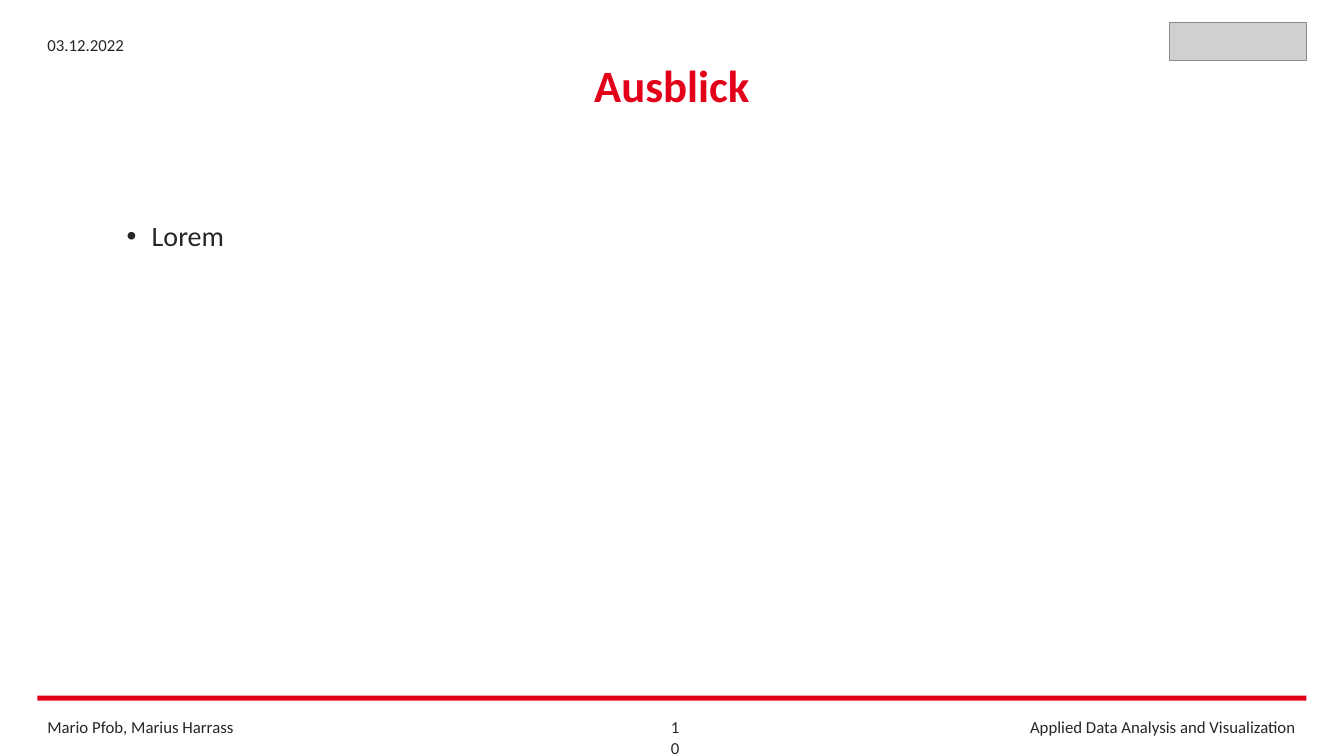
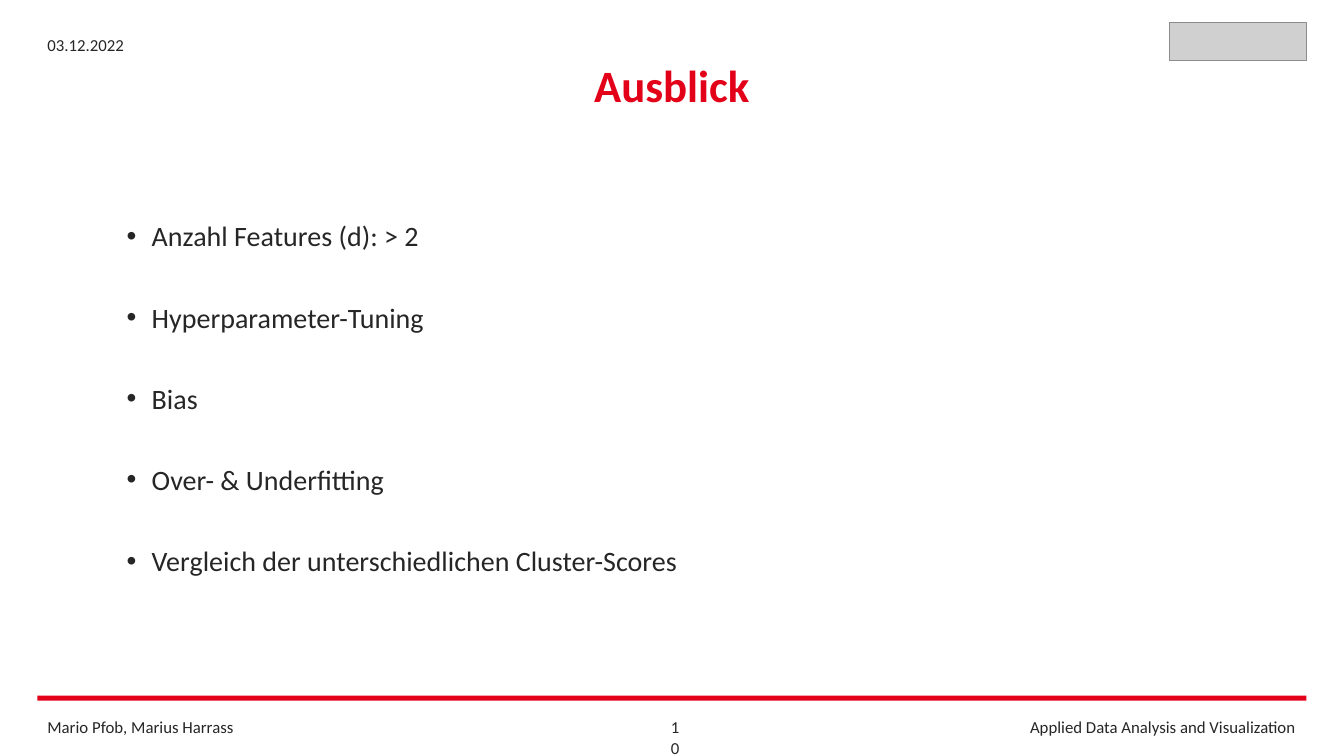
Before and after one commit to FrankCastlepancakes/ClusteringScikitLearn, a slide deck: slide 10 of Clustering_Scikit_Learn.pptx. Drawn at 1344x756 pixels with LibreOffice and Linux fonts; fonts in the diff are those of the drawing; grey boxes stand for pictures. Boxes give left, top, right and bottom in pixels: in the first picture for what was removed or moved away, otherwise in the second. Text is boxed around its words. In the diff, an @@ line names an element or a change of style, - is before the commit and + after.

Commit message:
Added more text to presentation

```diff
--- a/Clustering_Scikit_Learn.pptx
+++ b/Clustering_Scikit_Learn.pptx
@@ text at box(152, 225, 677, 576): text changed @@
-• Lorem
+• Anzahl Features (d): > 2
+• Hyperparameter-Tuning
+• Bias
+• Over- & Underfitting
+• Vergleich der unterschiedlichen Cluster-Scores
```
Also in this commit, not shown: 4 other slides changed, 2 other files.
